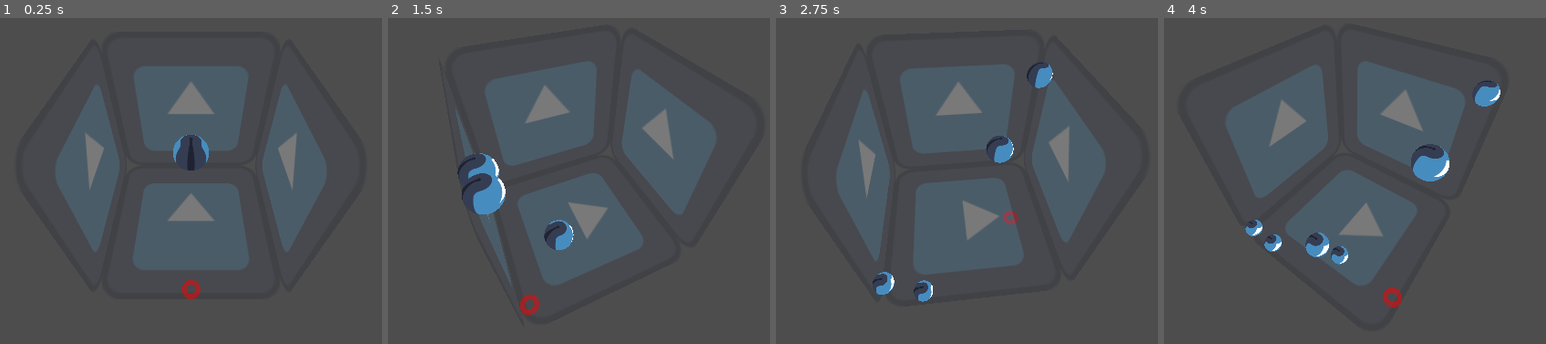
Above: before the commit, frames 1-4 (left to right).
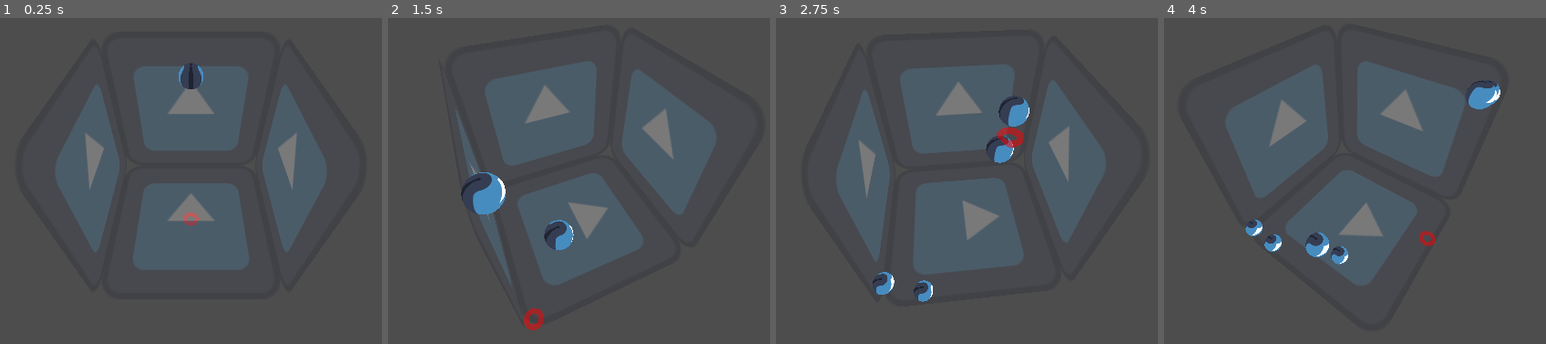
Above: after the commit, the same moments.

Repository: AndreVallestero/3d-fruit-game
Game: Godot game, scene res://main.tscn
Two runs of this game, one before a commit and one after it. Both use one fixed random seed, a clock stepped at 60 frames per second and the inputs below. The engine's default icon, where the game draws it, is replaced by a stand-in: a white triangle on a blue panel in a dark square.
Inputs (mouse positions are in pixels of both pictures, inside the frame that each line leads up to):
- Up to frame 1 (0.25 s): no input
- Up to frame 2 (1.5 s): tap Enter at 0.5 s; move the mouse to (739, 145) at 0.52 s; hold Right (ui_right) 0.53-1.28 s; click (739, 145) at 0.67 s; move the mouse to (433, 187) at 1.27 s; hold Left (ui_left) from 1.28 s (still down); click (433, 187) at 1.42 s
- Up to frame 3 (2.75 s): move the mouse to (1039, 76) at 2.02 s; release Left (ui_left) at 2.03 s; hold Right (ui_right) from 2.03 s (still down); click (1039, 76) at 2.17 s
- Up to frame 4 (4 s): move the mouse to (1316, 246) at 2.77 s; click (1316, 246) at 2.92 s; move the mouse to (outside the picture) at 3.52 s; release Right (ui_right) at 3.53 s; hold Left (ui_left) from 3.53 s (still down); click (outside the picture) at 3.67 s

The runs differ from the first frame. In frame 1, 1.2% of the frame differs, in the area x 45-55%, y 14-87%; in frame 2, 0.8%; in frame 3, 1.1%; in frame 4, 1.4%, in the area x 57-88%, y 19-89%.
Error after the commit: Invalid access to property or key 'position' on a base object of type 'InputEventKey'. (res://main.gd:24)

Commit message:
Optimize frame loop

Diff:
--- a/main.gd
+++ b/main.gd
@@ -21,29 +21,29 @@
 	spawn_fruit()
 
 func _input(event):
-	if event is InputEventMouseButton and event.is_pressed() and event.button_index == MOUSE_BUTTON_LEFT:
-		current_fruit.reparent(self)
-		current_fruit.freeze = false
-		current_fruit.find_child("CollisionShape3D").set_deferred("disabled", false)
-		spawn_fruit()
+	if event.position != null:
+		var plane_pos = DROP_PLANE.intersects_ray(
+			camera.project_ray_origin(event.position),
+			camera.project_ray_normal(event.position)
+		)
+		if plane_pos:
+			player.position = player_clamp(current_radius, plane_pos)
+	if event is InputEventMouseButton:
+		if event.is_pressed() and event.button_index == MOUSE_BUTTON_LEFT:
+			current_fruit.reparent(self)
+			current_fruit.freeze = false
+			current_fruit.find_child("CollisionShape3D").set_deferred("disabled", false)
+			spawn_fruit()
 
 # Called every frame
 func _process(delta):
+	marker.position.y = -10 * marker_shape_cast.get_closest_collision_unsafe_fraction() - current_radius
 	var input_dir = Input.get_axis("ui_left", "ui_right")
-	orbit_pos = fmod(orbit_pos + input_dir * SPEED * delta, TAU)
-	camera.position.x = sin(orbit_pos) * 10
-	camera.position.z = cos(orbit_pos) * 10
-	camera.rotation.y = orbit_pos
-
-	var mouse_position = camera.get_viewport().get_mouse_position()
-	var plane_pos = DROP_PLANE.intersects_ray(
-		camera.project_ray_origin(mouse_position),
-		camera.project_ray_normal(mouse_position)
-	)
-	if plane_pos:
-		player.position = player_clamp(current_radius, plane_pos)
-		marker.position.y = -10 * marker_shape_cast.get_closest_collision_unsafe_fraction() - current_radius
-
+	if input_dir:
+		orbit_pos = fmod(orbit_pos + input_dir * SPEED * delta, TAU)
+		camera.position.x = sin(orbit_pos) * 10
+		camera.position.z = cos(orbit_pos) * 10
+		camera.rotation.y = orbit_pos
 
 func player_clamp(fruit_radius, pos):
 	return Vector3(
